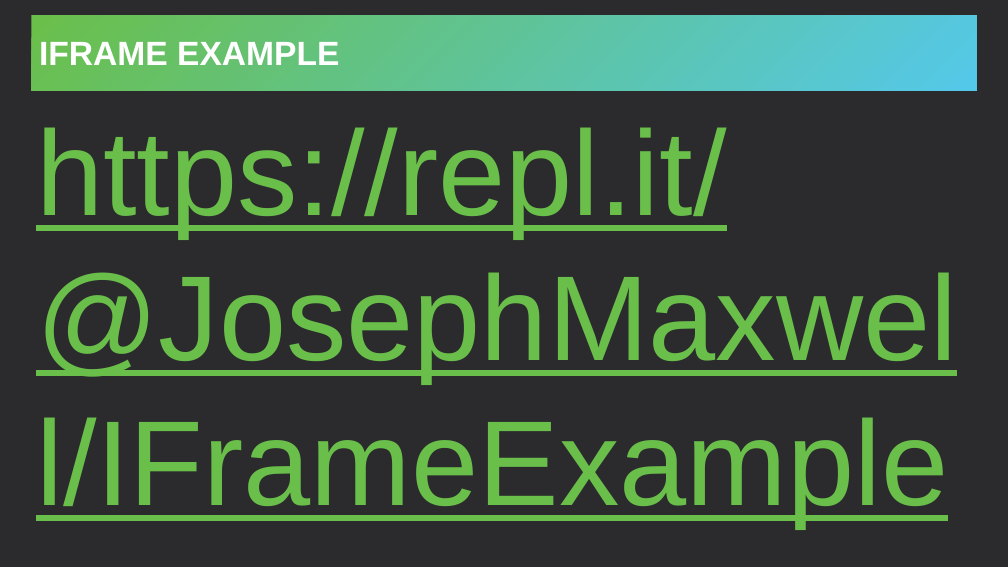
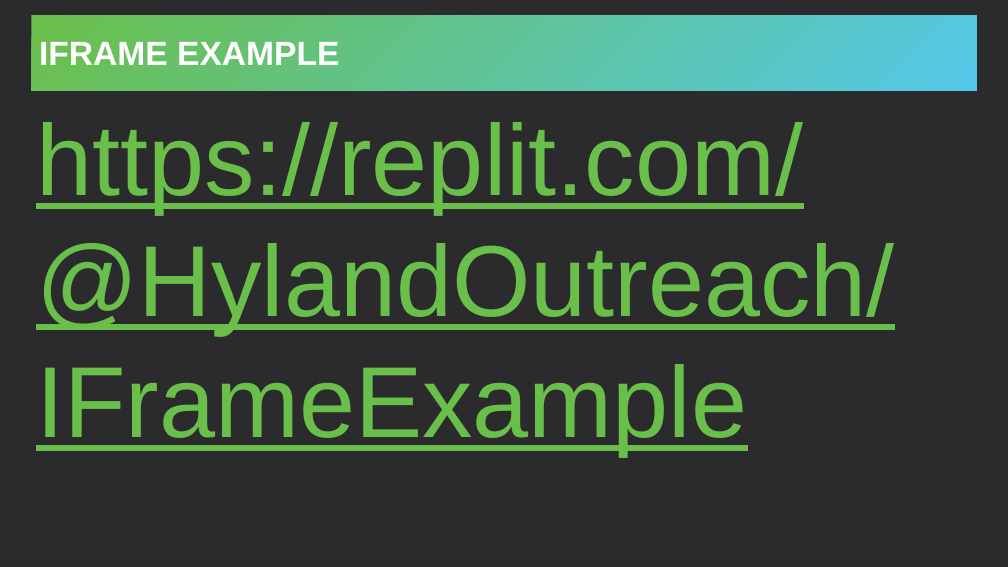
Before and after one commit to hytechclub/web-101, a slide deck: slide 9 of Week04/TablesAndIFrames.pptx. Drawn at 1008x567 pixels with LibreOffice and Linux fonts; fonts in the diff are those of the drawing. Boxes give left, top, right and bottom in pixels: in the first picture for what was removed or moved away, otherwise in the second. Text is boxed around its words. In the diff, an @@ line names an element or a change of style, - is before the commit and + after.

```diff
--- a/Week04/TablesAndIFrames.pptx
+++ b/Week04/TablesAndIFrames.pptx
@@ text at (36, 122, 894, 456): text changed; size 115 to 96 pt @@
-https://repl.it/@JosephMaxwell/IFrameExample
+https://replit.com/@HylandOutreach/IFrameExample
```
Also in this commit, not shown: 1 other slide changed, 8 other files.
